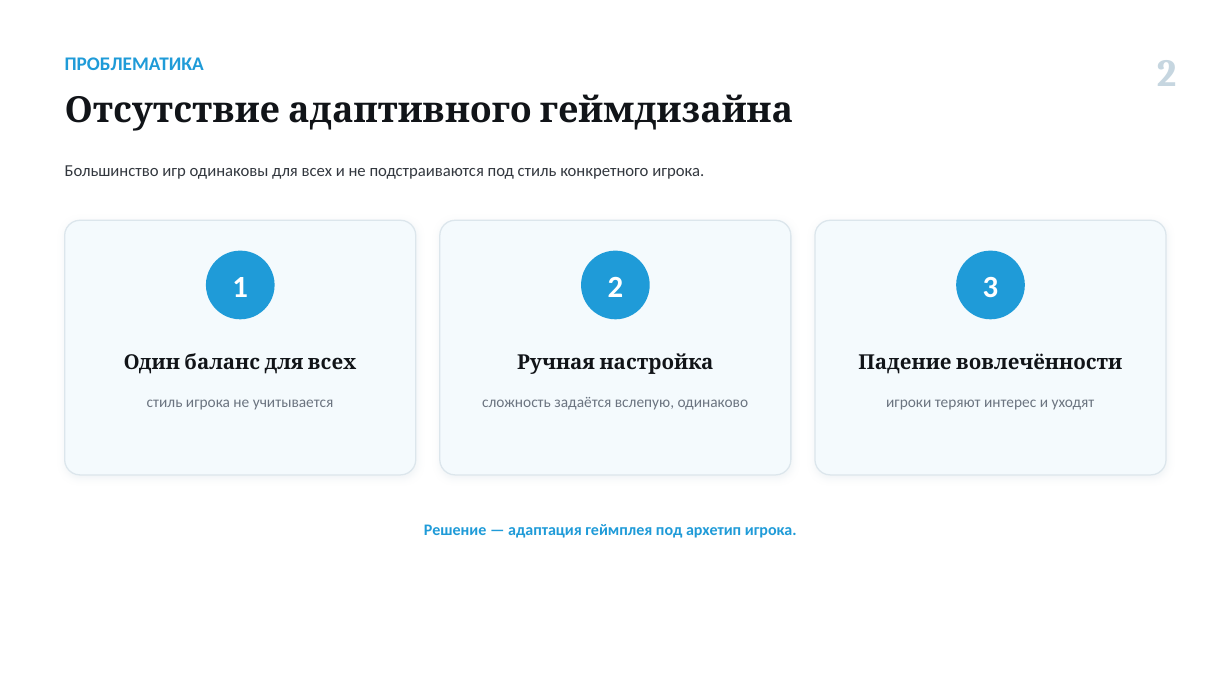
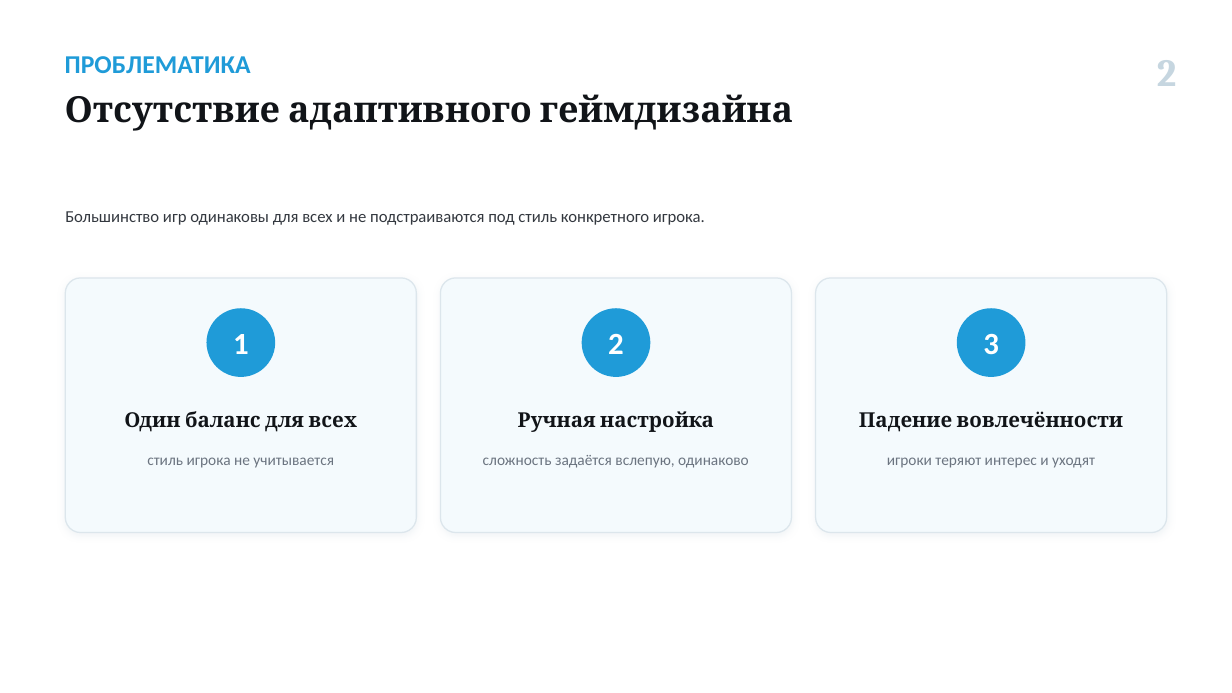
Before and after one commit to Antizi/diplom-Game_Plugs_Ai, a slide deck: slide 2 of presentations/Изотов_ВКР_нейросетевая-модель_NEW.pptx. Drawn at 1232x693 pixels with LibreOffice and Linux fonts; fonts in the diff are those of the drawing. Boxes give left, top, right and bottom in pixels: in the first picture for what was removed or moved away, otherwise in the second. Text is boxed around its words. In the diff, an @@ line names an element or a change of style, - is before the commit and + after.

```diff
--- a/presentations/Изотов_ВКР_нейросетевая-модель_NEW.pptx
+++ b/presentations/Изотов_ВКР_нейросетевая-модель_NEW.pptx
@@ text "ПРОБЛЕМАТИКА" at box(65, 56, 251, 73): size 15 to 20 pt @@
@@ text "Большинство игр одинаковы для всех ...": place and size @@
-text "Большинство игр одинаковы для всех ..." at box(65, 165, 704, 179)
+text "Большинство игр одинаковы для всех ..." at box(65, 211, 705, 225)
@@ 9 texts, 3 ellipses, 3 rounded rectangles: place and size @@
-9 texts, 3 ellipses, 3 rounded rectangles at box(65, 220, 1166, 475)
+9 texts, 3 ellipses, 3 rounded rectangles at box(66, 278, 1167, 533)
@@ text removed at box(424, 524, 797, 538) @@
-Решение — адаптация геймплея под архетип игрока.
```
Also in this commit, not shown: 11 other slides changed, 14 other files.
